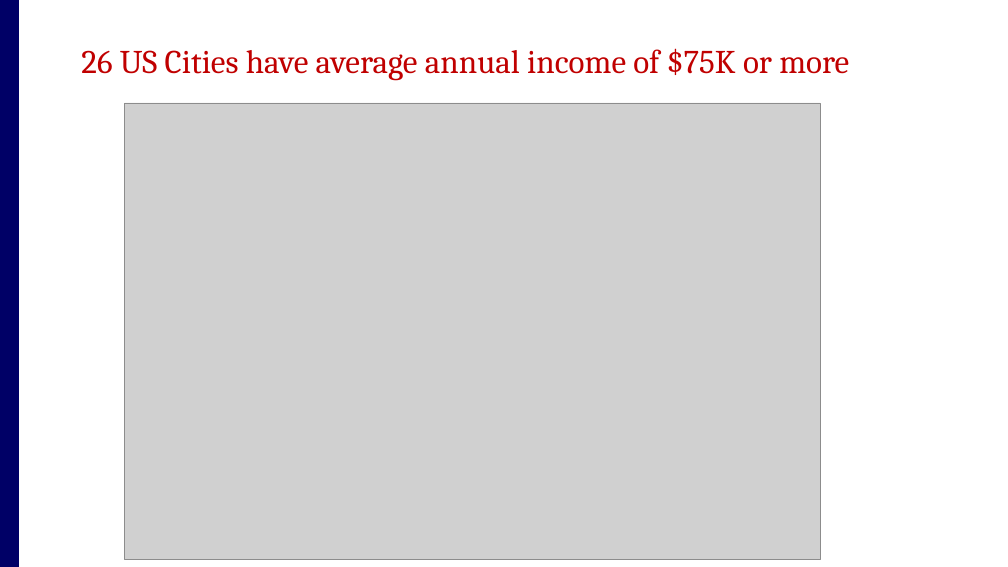
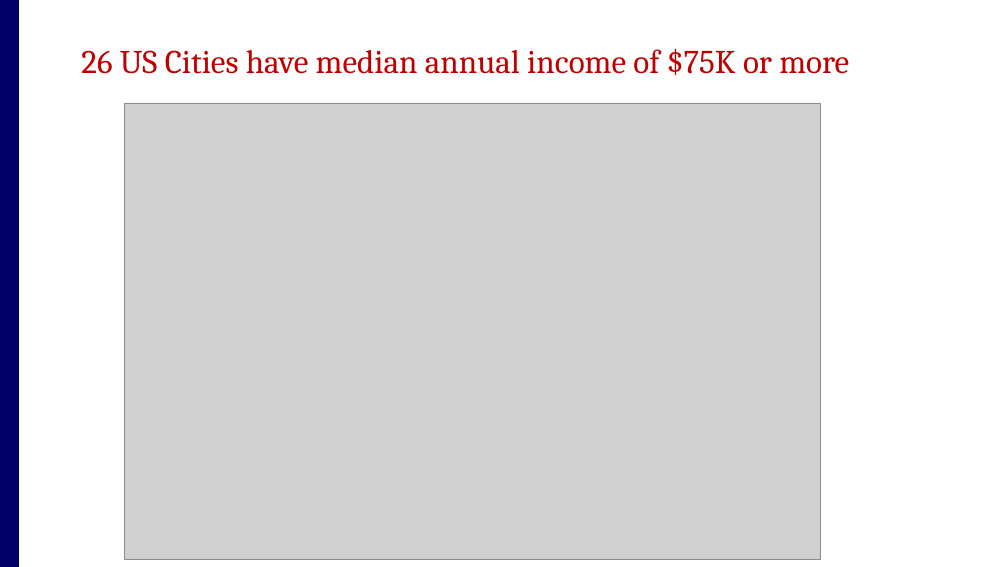
Before and after one commit to amiraligh89/RealEstate_Project1, a slide deck: slide 8 of RealEstate_Presentation.pptx (slide 7 before the commit). Drawn at 1008x567 pixels with LibreOffice and Linux fonts; fonts in the diff are those of the drawing; grey boxes stand for pictures. Boxes give left, top, right and bottom in pixels: in the first picture for what was removed or moved away, otherwise in the second. Text is boxed around its words. In the diff, an @@ line names an element or a change of style, - is before the commit and + after.

```diff
--- a/RealEstate_Presentation.pptx
+++ b/RealEstate_Presentation.pptx
@@ text at box(81, 48, 849, 75): text changed @@
-26 US Cities have average annual income of $75K or more
+26 US Cities have median annual income of $75K or more
```
Also in this commit, not shown: 1 other slide changed, 5 slides added, 4 slides removed.
